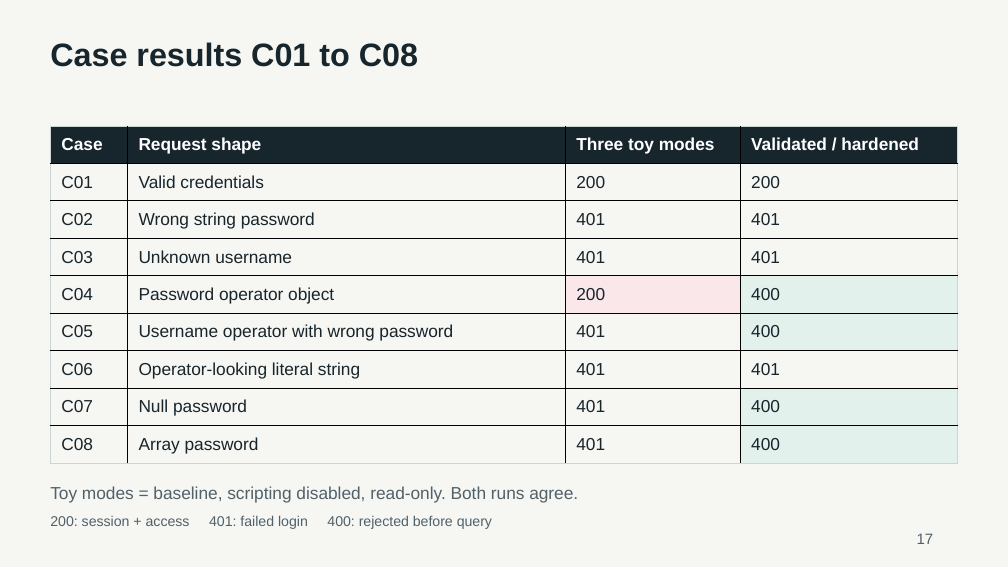
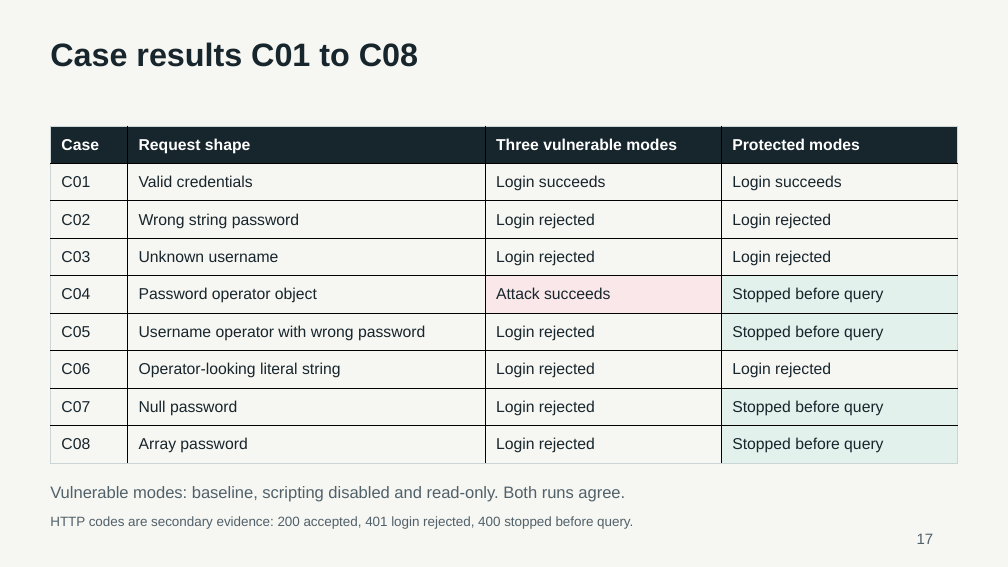
Before and after one commit to Qingyu255/CS440-Project, a slide deck: slide 17 of deliverables/CS440-NoSQL-Injections-Final-Deck.pptx. Drawn at 1008x567 pixels with LibreOffice and Linux fonts; fonts in the diff are those of the drawing. Boxes give left, top, right and bottom in pixels: in the first picture for what was removed or moved away, otherwise in the second. Text is boxed around its words. In the diff, an @@ line names an element or a change of style, - is before the commit and + after.

Commit message:
Clarify experiment outcomes and safe login flow

```diff
--- a/deliverables/CS440-NoSQL-Injections-Final-Deck.pptx
+++ b/deliverables/CS440-NoSQL-Injections-Final-Deck.pptx
@@ table at box(51, 126, 957, 464) @@
-row 1, column 3: Three toy modes
+row 1, column 3: Three vulnerable modes
-row 1, column 4: Validated / hardened
+row 1, column 4: Protected modes
-row 2, column 3: 200
+row 2, column 3: Login succeeds
-row 2, column 4: 200
+row 2, column 4: Login succeeds
-row 3, column 3: 401
+row 3, column 3: Login rejected
-row 3, column 4: 401
+row 3, column 4: Login rejected
-row 4, column 3: 401
+row 4, column 3: Login rejected
-row 4, column 4: 401
+row 4, column 4: Login rejected
-row 5, column 3: 200
+row 5, column 3: Attack succeeds
-row 5, column 4: 400
+row 5, column 4: Stopped before query
-row 6, column 3: 401
+row 6, column 3: Login rejected
-row 6, column 4: 400
+row 6, column 4: Stopped before query
-row 7, column 3: 401
+row 7, column 3: Login rejected
-row 7, column 4: 401
+row 7, column 4: Login rejected
-row 8, column 3: 401
+row 8, column 3: Login rejected
-row 8, column 4: 400
+row 8, column 4: Stopped before query
-row 9, column 3: 401
+row 9, column 3: Login rejected
-row 9, column 4: 400
+row 9, column 4: Stopped before query
@@ size 16.5 to 15 pt in "Case", "Request shape", "C01", "Valid credentials" and 14 more places @@
@@ text at box(50, 486, 625, 502): text changed; size 16.5 to 15.8 pt @@
-Toy modes = baseline, scripting disabled, read-only. Both runs agree.
+Vulnerable modes: baseline, scripting disabled and read-only. Both runs agree.
@@ text at box(50, 516, 633, 529): text changed; size 13.5 to 12.8 pt @@
-200: session + access 401: failed login 400: rejected before query
+HTTP codes are secondary evidence: 200 accepted, 401 login rejected, 400 stopped before query.
```
Also in this commit, not shown: 12 other slides changed, 9 other files.
